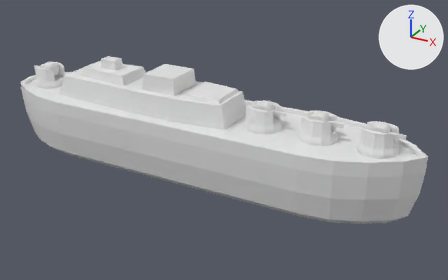
What one commit did to the Blender file FreeWill/assets/models/battle_ship.blend.
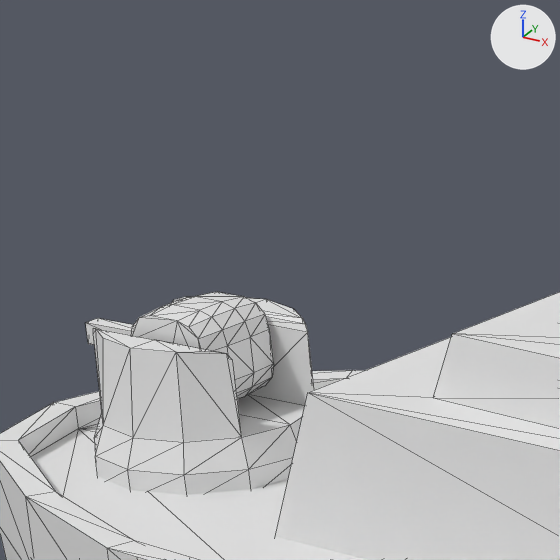
The first picture shows the older version from a 50 mm lens placed at (6.19, -9.87, 5.21), pointed at (0.67, 0.16, 0.2). The close-ups show the older and then the newer version on the part from 5% to 22% of the width and 8% to 35% of the height of that picture. Only the edits that show in the close-ups are written down. Every picture has the same lights, and +X, +Y and +Z are marked at upper right. The close-ups show mesh edges as thin lines.
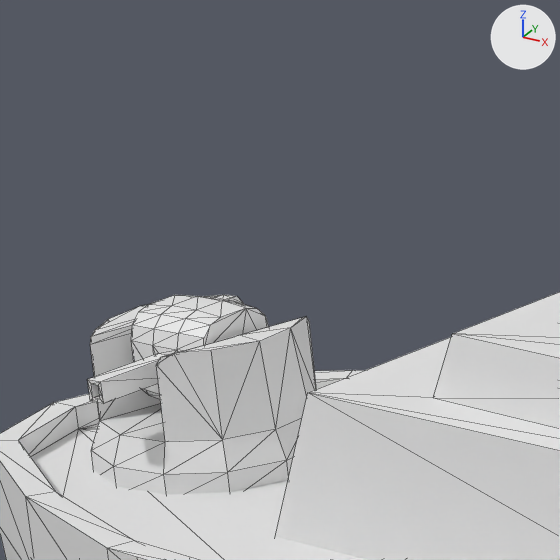
The change, as a list of edits to the scene's bpy script:
```text
Change me_circle_003:
    used by ob_cannon_003; location = (-3.7, 0.0, 0.7); rotation_euler = (0.0, 0.0, -3.142), in degrees (0, 0, -180); scale = (0.36, 0.36, 0.36)
    remove me_circle_003.from_pydata(...)  # 193 vertices, 112 faces; spans x -1.0..1.0, y -1.0..1.0, z 0.0..1.25
    add me_circle_003.from_pydata(...)  # 193 vertices, 112 faces; spans x -0.98..0.98, y -0.98..0.98, z 0.0..1.25
    me_circle_003 part 1: the whole mesh is turned 80 degrees about the z axis through its middle
Change ob_cube_005:
    ob_cube_005.rotation_euler: (0.0, 0.0, -3.142) -> (0.0, 0.0, -1.571)  # degrees (0, 0, -180) -> degrees (0, 0, -90)
```

Location of each change, [x1, y1, x2, y2] in pixels of the close-ups (560 x 560 px):
'Cannon.003', turned
    before: [93, 297, 314, 495]
    after: [90, 295, 316, 494]
'Cube.005', turned
    before: [86, 292, 274, 399]
    after: [88, 295, 269, 404]
